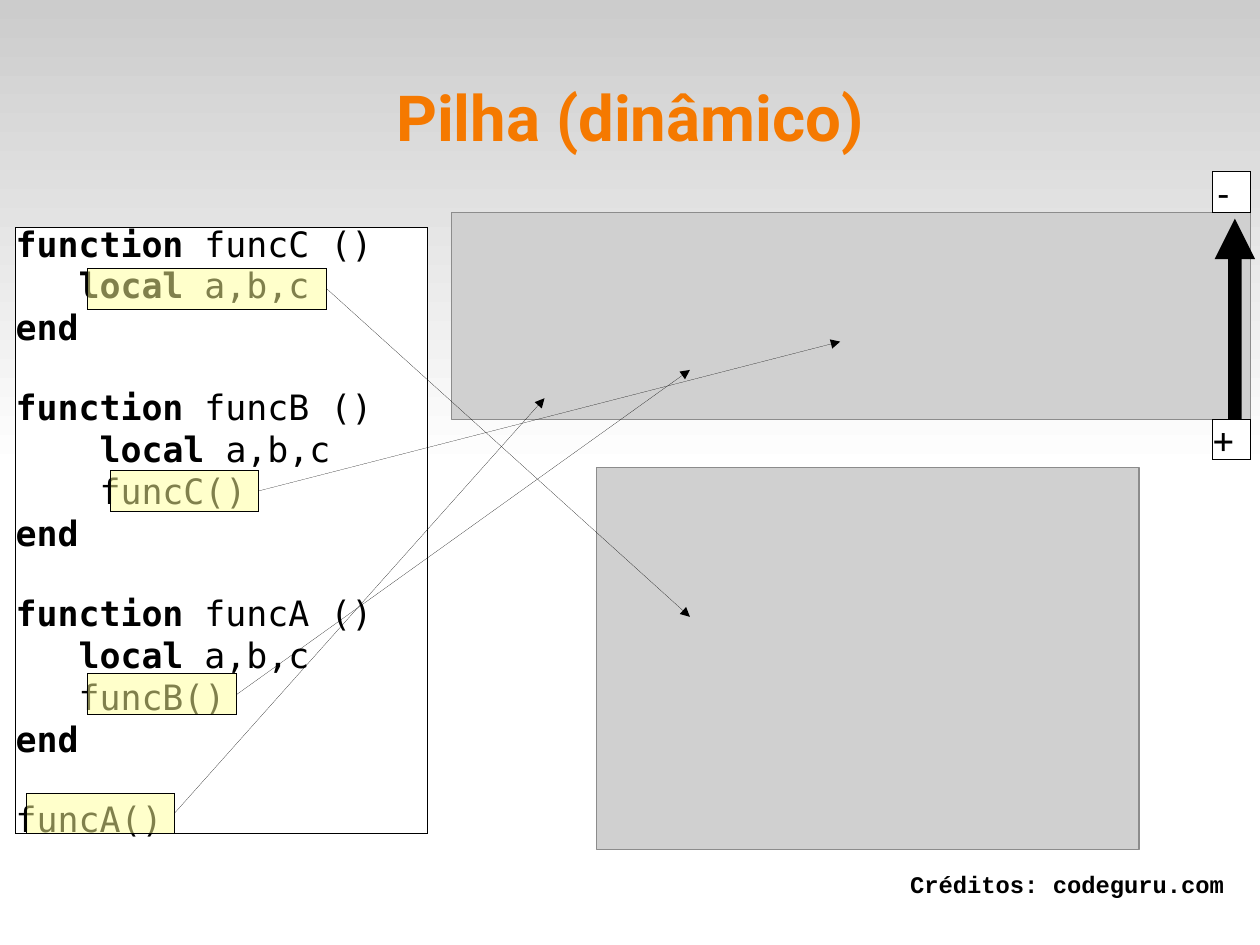
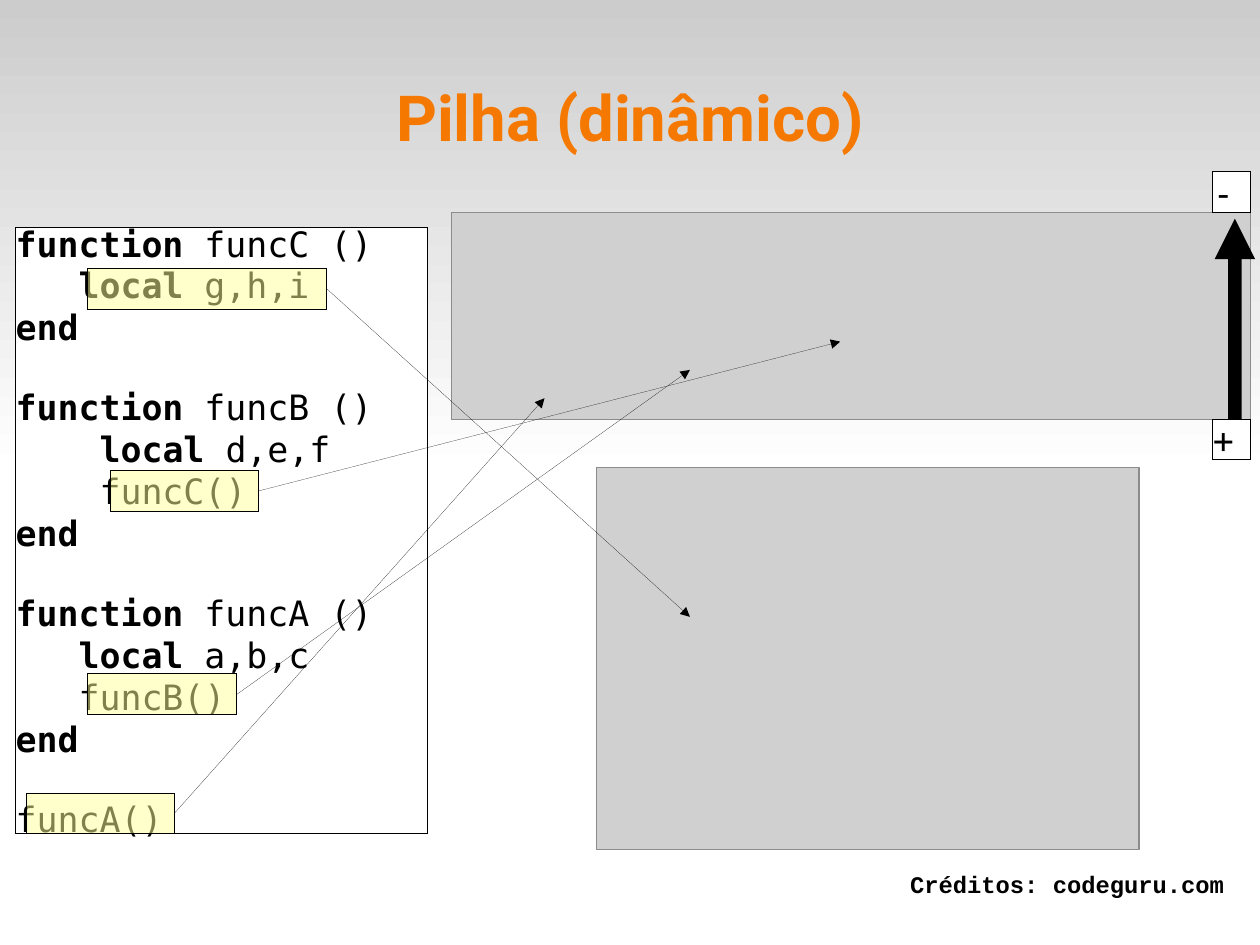
Before and after one commit to fsantanna-uerj/EDL, a slide deck: slide 16 of slides/edl-03-life.odp (slide 12 before the commit). Drawn at 1260x945 pixels with LibreOffice and Linux fonts; fonts in the diff are those of the drawing; grey boxes stand for pictures. Boxes give left, top, right and bottom in pixels: in the first picture for what was removed or moved away, otherwise in the second. Text is boxed around its words. In the diff, an @@ line names an element or a change of style, - is before the commit and + after.

```diff
--- a/slides/edl-03-life.odp
+++ b/slides/edl-03-life.odp
@@ text in rectangle at (x1=79, y1=271, x2=309, y2=307): text changed @@
-local a,b,c
+local g,h,i
@@ text in rectangle at (x1=100, y1=435, x2=331, y2=467): text changed @@
-local a,b,c
+local d,e,f
```
Also in this commit, not shown: 12 other slides changed, 7 slides added, 2 slides removed, 3 other files.
